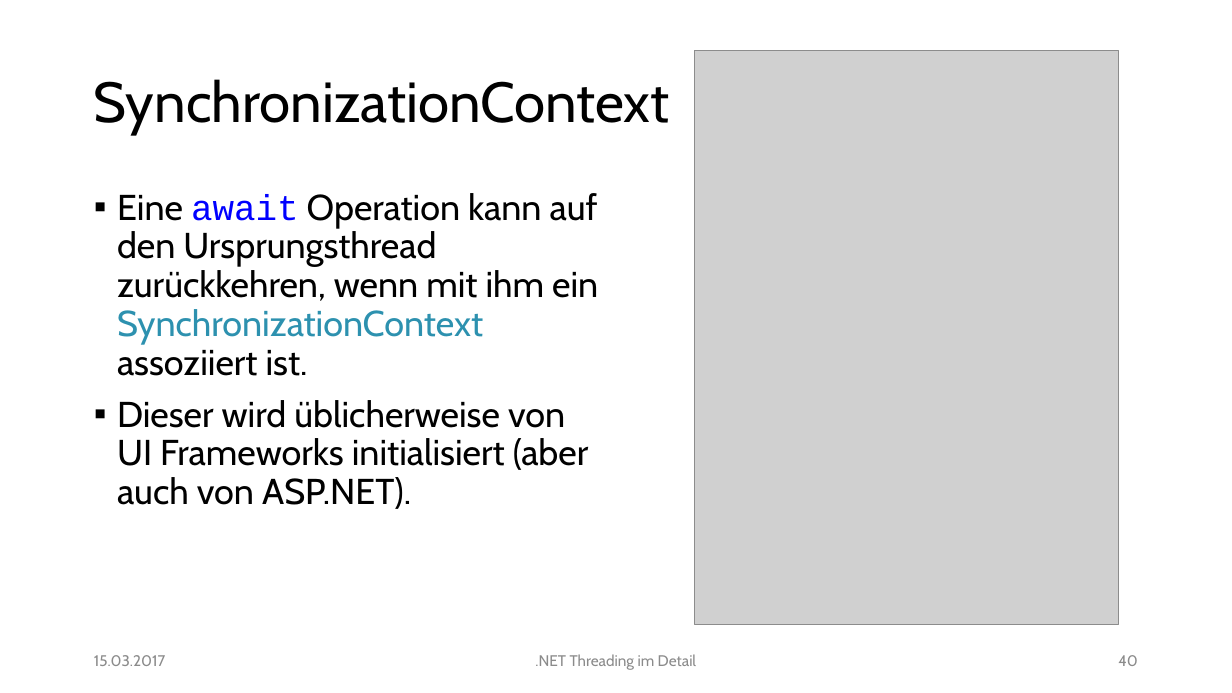
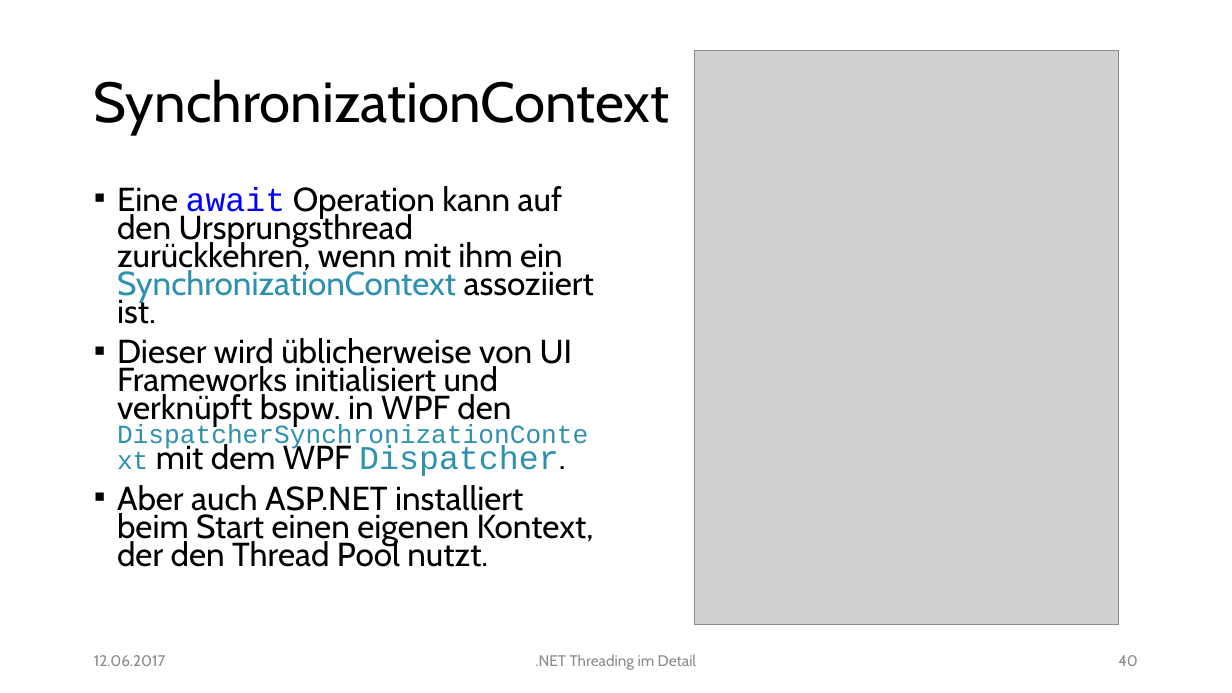
Before and after one commit to feO2x/NetThreadingInDetail, a slide deck: slide 40 of NET Threading im Detail.pptx. Drawn at 1232x693 pixels with LibreOffice and Linux fonts; fonts in the diff are those of the drawing; grey boxes stand for pictures. Boxes give left, top, right and bottom in pixels: in the first picture for what was removed or moved away, otherwise in the second. Text is boxed around its words. In the diff, an @@ line names an element or a change of style, - is before the commit and + after.

```diff
--- a/NET Threading im Detail.pptx
+++ b/NET Threading im Detail.pptx
@@ text at [117, 186, 594, 324]: size 28 to 25.9 pt in "Eine await Operation kann auf den Ursprungsthread ..."; line spacing 0.9 to 0.7 @@
@@ text at [117, 338, 594, 567]: text changed; size 28 to 25.9 pt @@
-▪ Dieser wird üblicherweise von UI Frameworks initialisiert (aber auch von ASP.NET).
+▪ Dieser wird üblicherweise von UI Frameworks initialisiert und verknüpft bspw. in WPF den DispatcherSynchronizationContext mit dem WPF Dispatcher.
+▪ Aber auch ASP.NET installiert beim Start einen eigenen Kontext, der den Thread Pool nutzt.
@@ text at [94, 655, 165, 666]: text changed @@
-15.03.2017
+12.06.2017
```
Also in this commit, not shown: 66 other slides changed.
